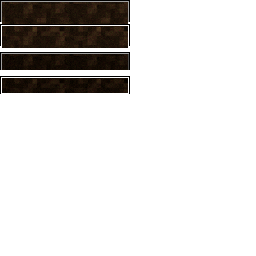
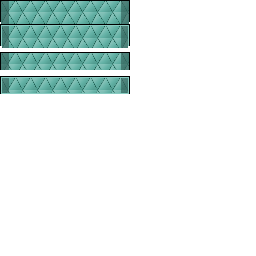
Layered file, before and after one edit (256 × 256). Changes by layer:
showed "Layer #1", moved it into group "main gui folder", painted on it over left=1, top=25, right=129, bottom=94
added layer "Pasted Layer" in group "main gui folder" over left=1, top=1, right=129, bottom=93
